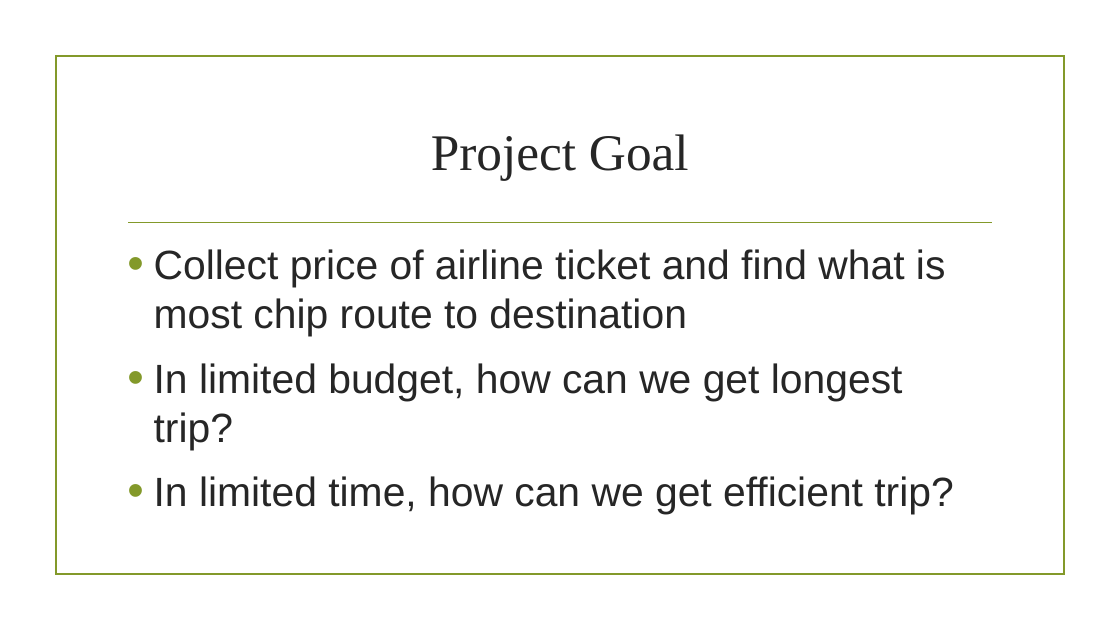
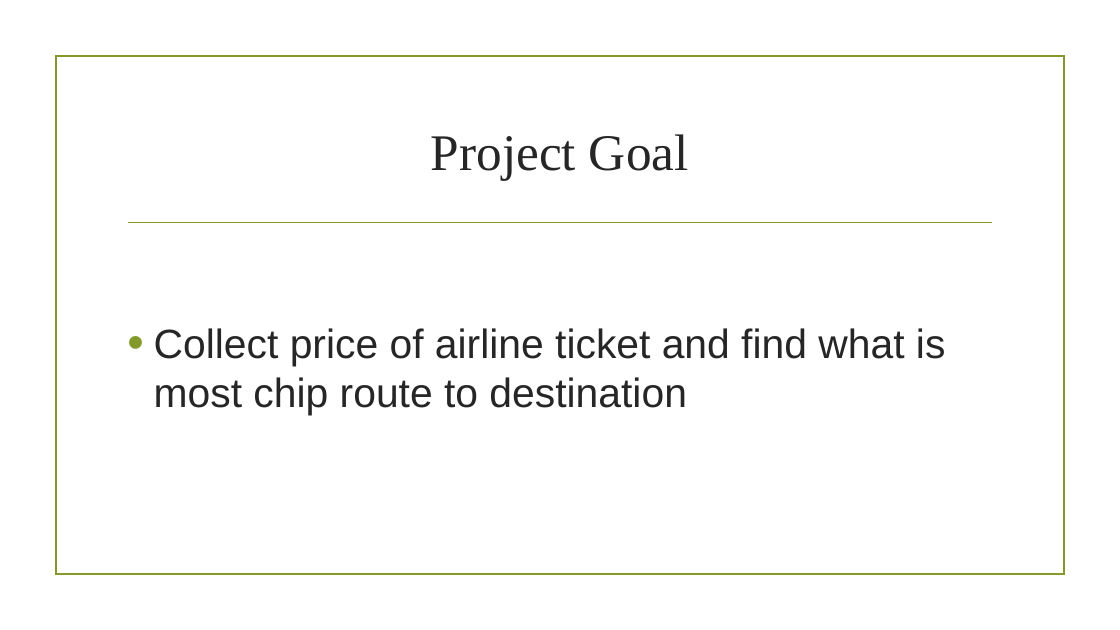
Before and after one commit to tlswn94/datastructure20140661, a slide deck: slide 2 of 1802자구설1차.pptx. Drawn at 1120x630 pixels with LibreOffice and Linux fonts; fonts in the diff are those of the drawing; background and template pictures are left out. Boxes give left, top, right and bottom in pixels: in the first picture for what was removed or moved away, otherwise in the second. Text is boxed around its words. In the diff, an @@ line names an element or a change of style, - is before the commit and + after.

```diff
--- a/1802자구설1차.pptx
+++ b/1802자구설1차.pptx
@@ text "Collect price of airline ticket ...": place and size @@
-text "Collect price of airline ticket ..." at (154, 249, 953, 514)
+text "Collect price of airline ticket ..." at (154, 328, 945, 416)
@@ text at (154, 363, 953, 514): paragraphs removed @@
-• In limited budget, how can we get longest trip?
-• In limited time, how can we get efficient trip?
```
Also in this commit, not shown: 1 other slide changed, 2 slides added.
